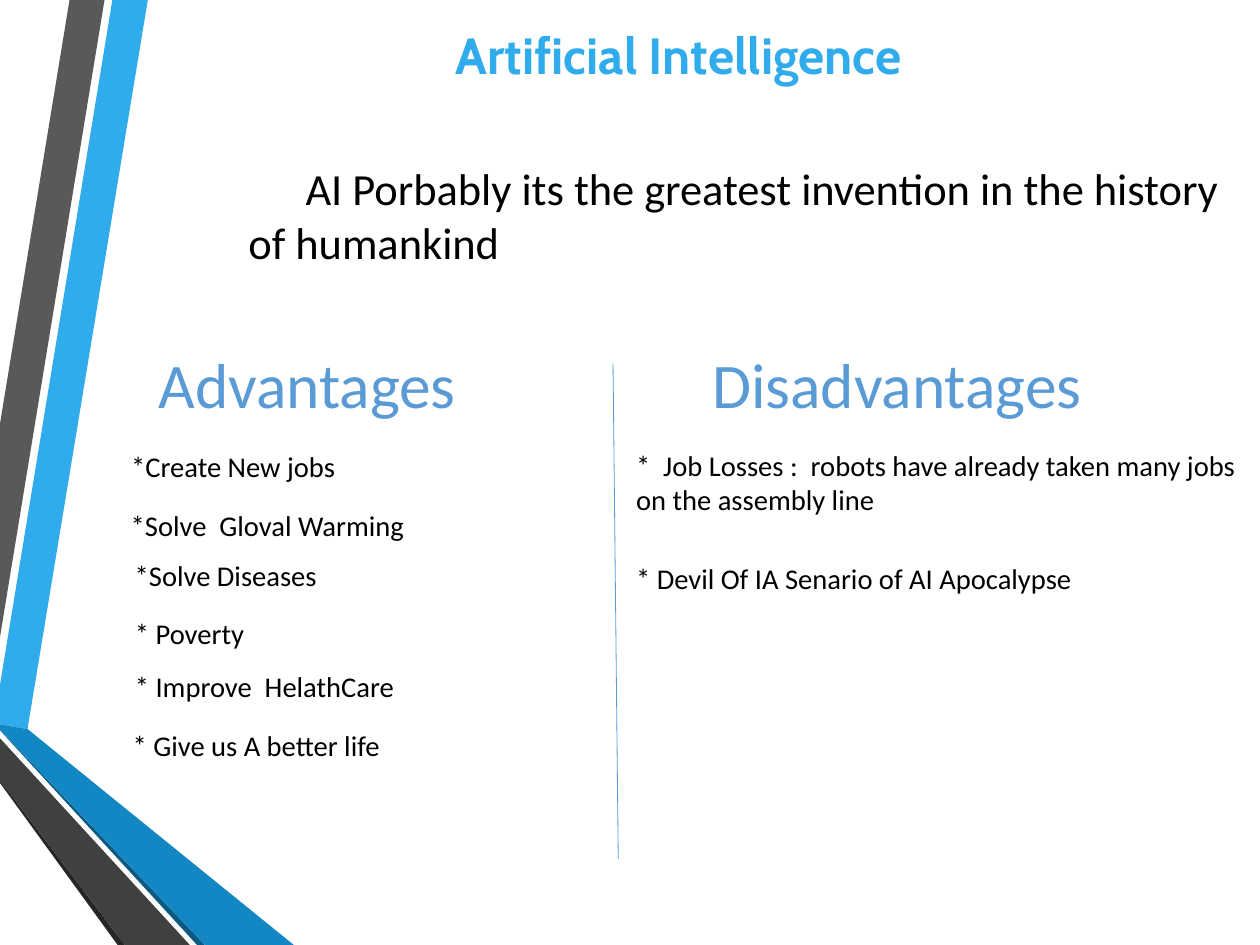
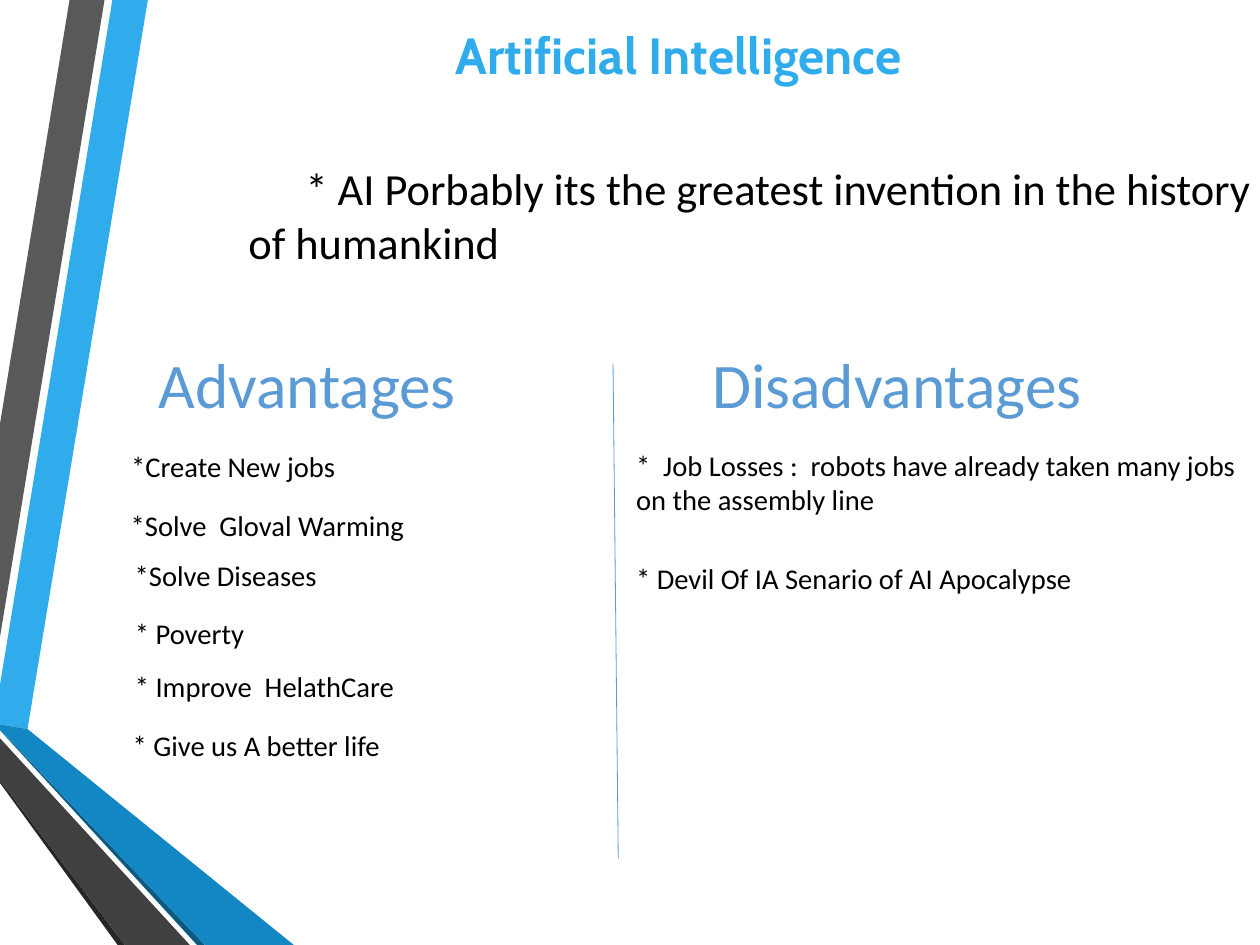
Before and after one commit to farouqBenarous/Neural_network_Breast_Cancer_Diagnostic, a slide deck: slide 5 of presantation.odp. Drawn at 1260x945 pixels with LibreOffice and Linux fonts; fonts in the diff are those of the drawing; background and template pictures are left out. Boxes give left, top, right and bottom in pixels: in the first picture for what was removed or moved away, otherwise in the second. Text is boxed around its words. In the diff, an @@ line names an element or a change of style, - is before the commit and + after.

```diff
--- a/presantation.odp
+++ b/presantation.odp
@@ text at [338, 174, 1250, 213]: text changed @@
-• AI Porbably its the greatest invention in the history
+• * AI Porbably its the greatest invention in the history
```
Also in this commit, not shown: 7 other slides changed, 1 other file.
